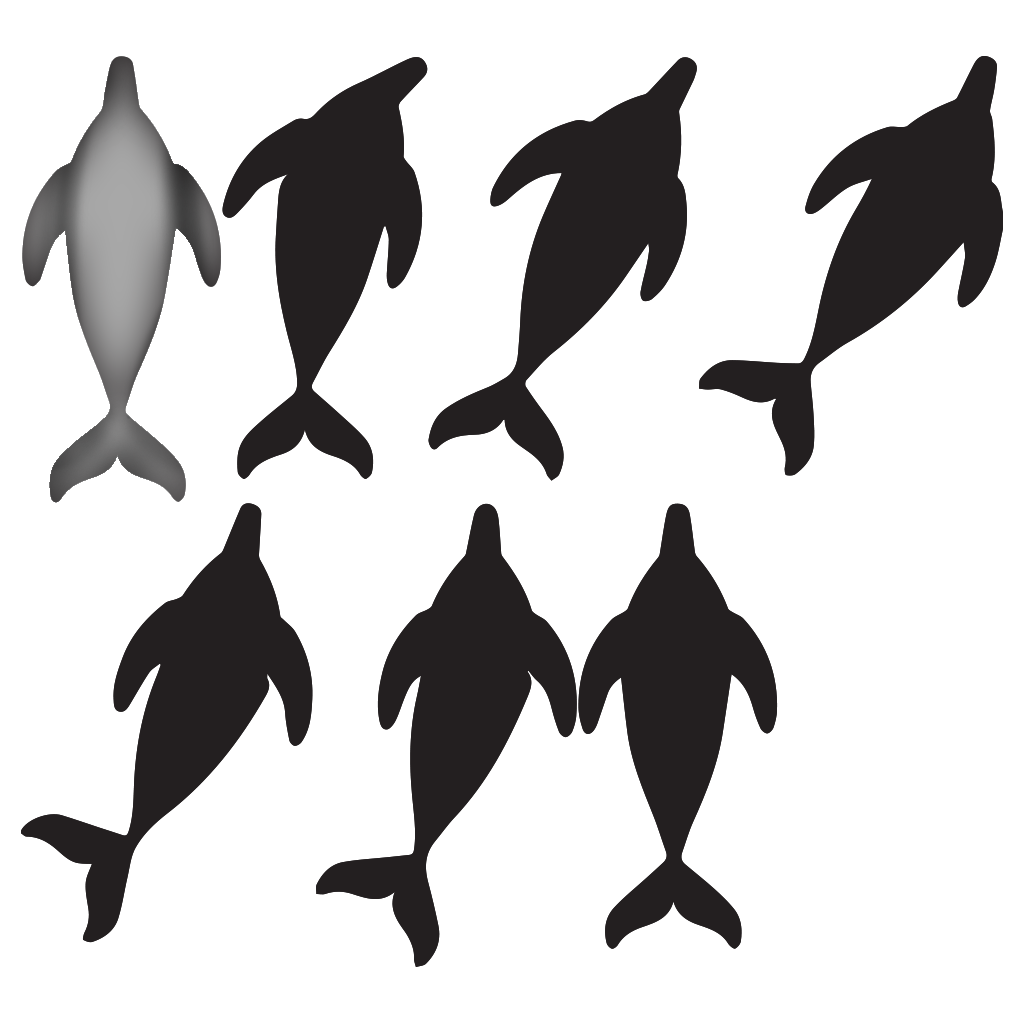
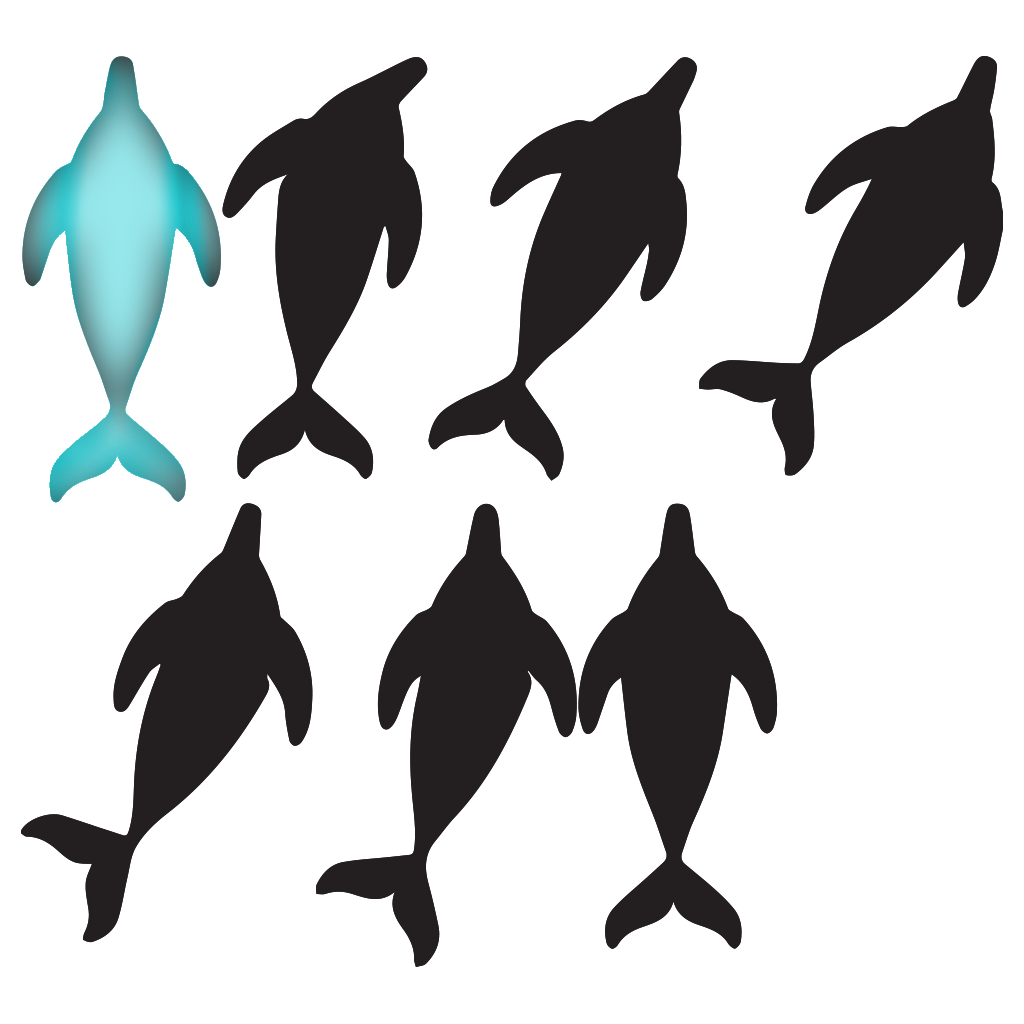
The second 1024x1024 image is a revision of the first. Changes to its layers:
painted on "Layer 1" over [22, 56, 221, 503]
